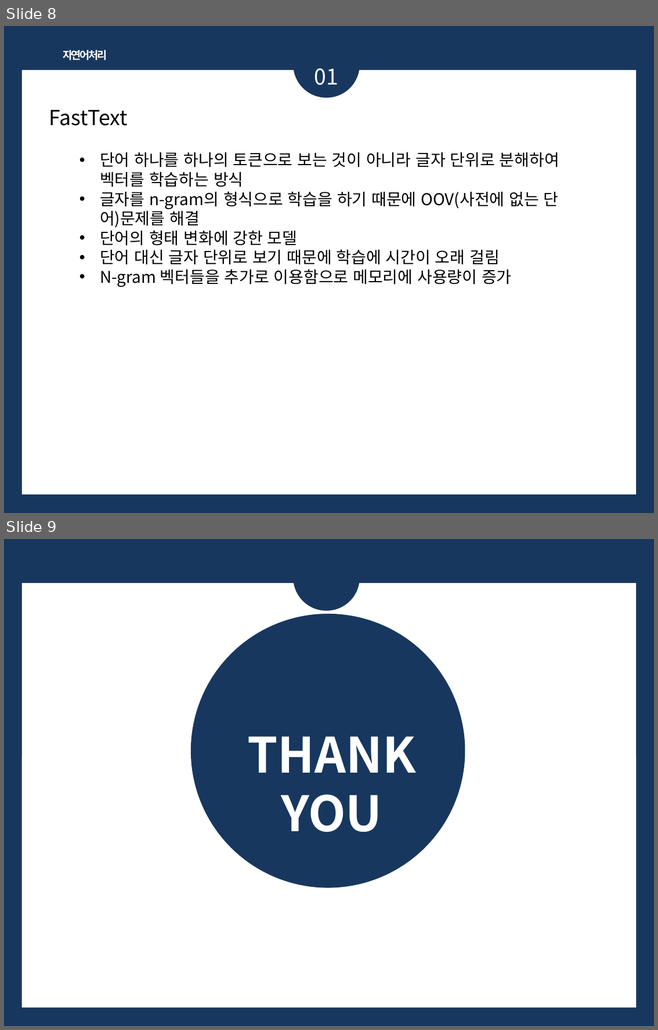
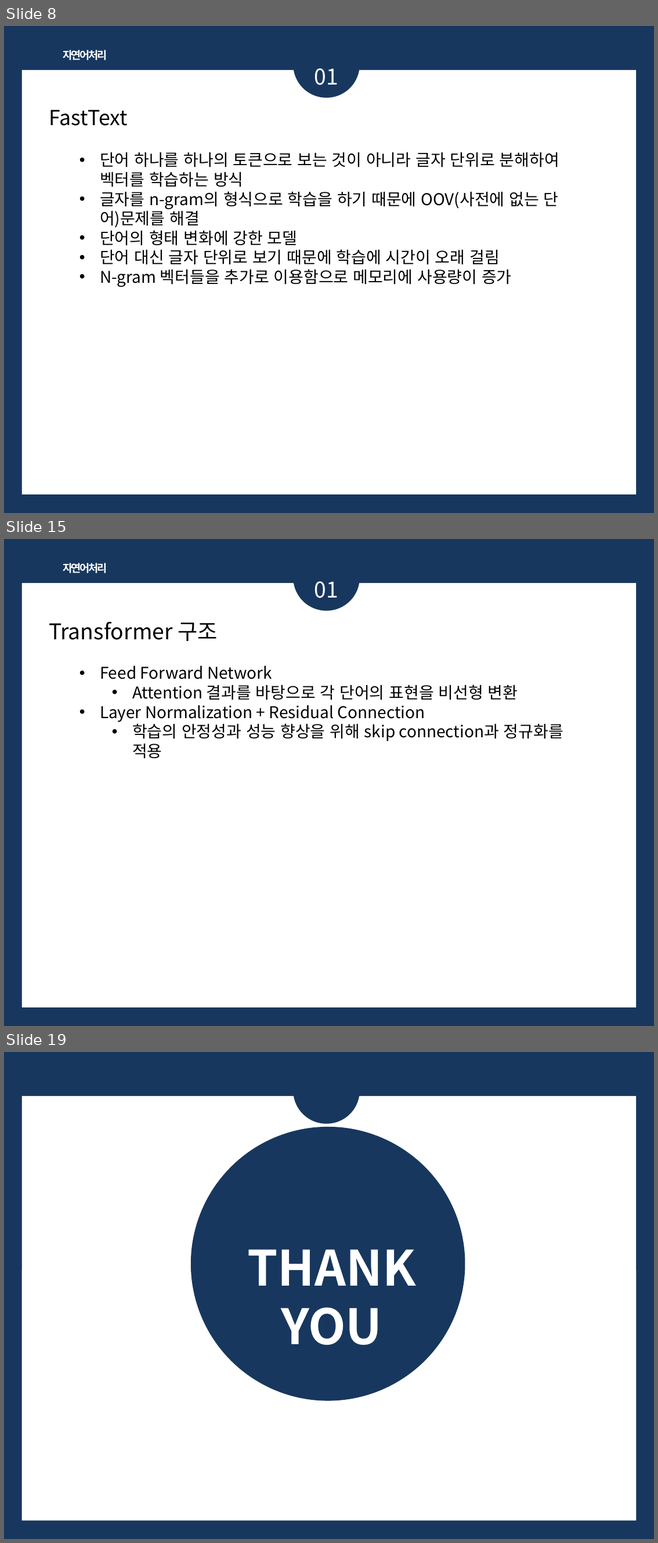
Before and after one commit to bsmoon-86/multicam_2025, a slide deck: PPT/자연어_임베딩.pptx. Shown one above the other, each under a label of ours: slides 8 and 9 before the commit, slides 8, 15 and 19 after it; the slides between them are not shown. The pictures are 658x1030 and 658x1543 pixels, drawn with LibreOffice and Linux fonts; fonts in the diff are those of the drawing. Boxes give left, top, right and bottom in pixels: in the first picture for what was removed or moved away, otherwise in the second. Text is boxed around its words. In the diff, an @@ line names an element or a change of style, - is before the commit and + after.

```diff
--- a/PPT/자연어_임베딩.pptx
+++ b/PPT/자연어_임베딩.pptx
@@ slide 15 added at [4,539,654,1026], background #17375E; not listed: 1 template element that a slide beside it also shows @@
@@ ellipse added at [293,544,360,610], fill #17375E @@
@@ text added at [63,563,107,573], 12 pt, text #FFFFFF, bold @@
+자연어처리
@@ text added at [314,581,338,598], 24 pt, text #FFFFFF @@
+01
@@ text added at [49,622,217,641], 24 pt, text #000000 @@
+Transformer 구조
@@ text added at [100,665,563,759], 18 pt, text #000000 @@
+• Feed Forward Network
+  • Attention 결과를 바탕으로 각 단어의 표현을 비선형 변환
+• Layer Normalization + Residual Connection
+  • 학습의 안정성과 성능 향상을 위해 skip connection과 정규화를 적용
@@ what was slide 9 is now slide 19 @@
```
Also in this commit, not shown: 9 other slides added.
